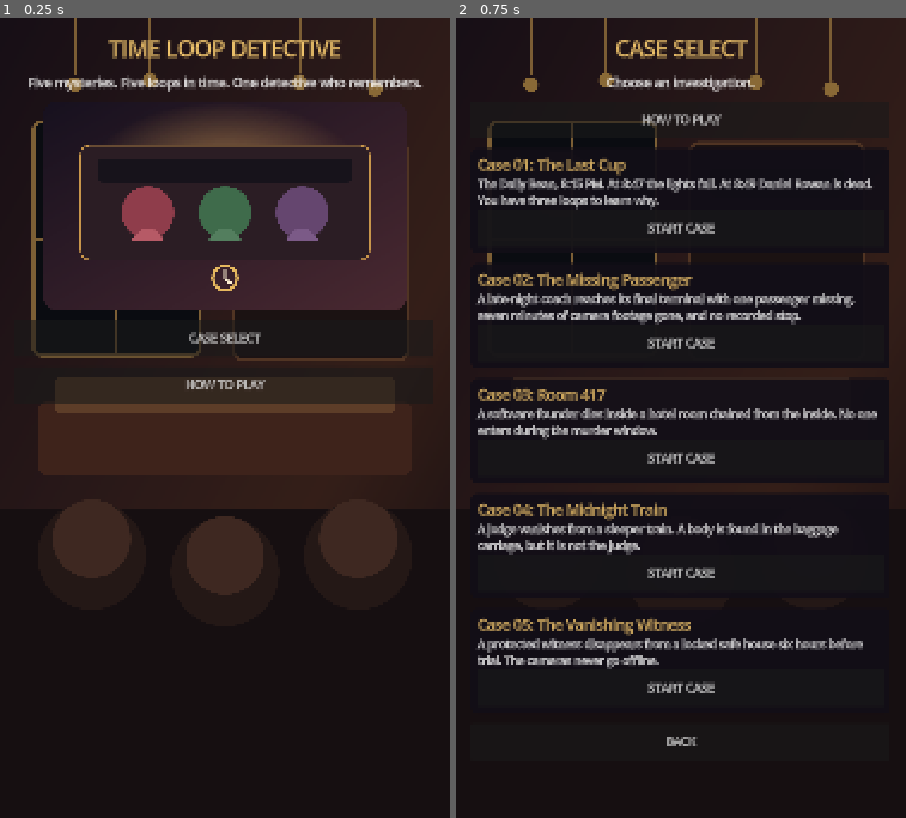
Above: before the commit, frames 1-2 (left to right).
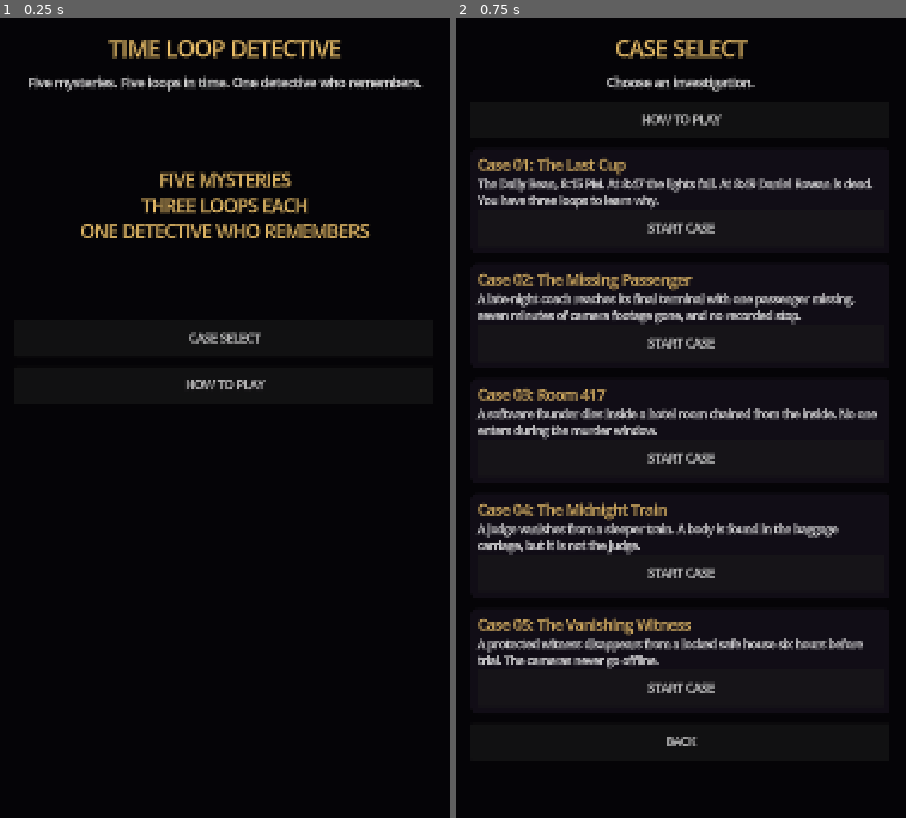
Above: after the commit, the same moments.

Repository: bs080402270-ctrl/TimeLoopDetectiveAsmaMobile
Game: Godot game, scene res://scenes/main.tscn
The game is run twice, just before and just after one commit, with the same random seed, the same clock (stepped at 60 frames per second) and the same inputs.
Inputs:
- Up to frame 1 (0.25 s): no input
- Up to frame 2 (0.75 s): click "CASE SELECT" at 0.5 s

The runs differ from the first frame. In frame 1, 55% of the frame differs, in the area x 0-100%, y 0-76%; in frame 2, 14%.
Error before the commit: Attempted to free a locked object (calling or emitting). (res://scripts/main.gd:510)
Error after the commit: Attempted to free a locked object (calling or emitting). (res://scripts/main.gd:536)

Commit message:
Harden Android startup and defer audio

Diff:
--- a/scripts/main.gd
+++ b/scripts/main.gd
@@ -27,8 +27,6 @@
 
 func _ready() -> void:
 	_load_catalog()
-	audio = AudioManager.new()
-	add_child(audio)
 	_build_shell()
 	_show_main_menu()
 
@@ -142,14 +140,17 @@
 	overlay.visible = false
 	title_label.text = "TIME LOOP DETECTIVE"
 	status_label.text = "Five mysteries. Five loops in time. One detective who remembers."
-	_set_background("res://art/backgrounds/cafe.svg")
-
-	var hero := TextureRect.new()
-	hero.texture = _load_tex("res://art/ui/keyart.svg")
-	hero.custom_minimum_size = Vector2(0,500)
-	hero.expand_mode = TextureRect.EXPAND_IGNORE_SIZE
-	hero.stretch_mode = TextureRect.STRETCH_KEEP_ASPECT_CENTERED
-	body.add_child(hero)
+	background.texture = null
+
+	var welcome := Label.new()
+	welcome.text = "FIVE MYSTERIES\nTHREE LOOPS EACH\nONE DETECTIVE WHO REMEMBERS"
+	welcome.horizontal_alignment = HORIZONTAL_ALIGNMENT_CENTER
+	welcome.vertical_alignment = VERTICAL_ALIGNMENT_CENTER
+	welcome.autowrap_mode = TextServer.AUTOWRAP_WORD_SMART
+	welcome.custom_minimum_size = Vector2(0,500)
+	welcome.add_theme_font_size_override("font_size",42)
+	welcome.add_theme_color_override("font_color",Color("#f0c46c"))
+	body.add_child(welcome)
 
 	body.add_child(_button("CASE SELECT",func(): _show_case_select()))
 	body.add_child(_button("HOW TO PLAY",func(): _show_help()))
@@ -328,7 +329,7 @@
 		overlay_body.text = "[color=#f0c46c][b]CONTRADICTION / TRUTH UNLOCKED[/b][/color]
 
 " + str(rule.get("result",""))
-		audio.evidence()
+		_play_evidence()
 	else:
 		overlay_body.text = "You do not yet have enough evidence to break this story."
 	_spend_action(false)
@@ -345,11 +346,11 @@
 	_clear(overlay_actions)
 	overlay_actions.add_child(_button("ADD TO CASEBOOK",func(): _close_and_refresh()))
 	overlay.visible = true
-	audio.evidence()
+	_play_evidence()
 	_spend_action(false)
 
 func _reset_loop() -> void:
-	audio.loop_reset()
+	_play_loop_reset()
 	if int(state.loop) >= 3:
 		_show_deduction()
 		return
@@ -481,13 +482,38 @@
 	image.fill(Color(0.08,0.06,0.10))
 	return ImageTexture.create_from_image(image)
 
+func _ensure_audio() -> void:
+	if audio == null:
+		audio = AudioManager.new()
+		add_child(audio)
+
+func _play_click() -> void:
+	_ensure_audio()
+	if audio != null:
+		audio.click()
+
+func _play_evidence() -> void:
+	_ensure_audio()
+	if audio != null:
+		audio.evidence()
+
+func _play_loop_reset() -> void:
+	_ensure_audio()
+	if audio != null:
+		audio.loop_reset()
+
+func _play_deduction() -> void:
+	_ensure_audio()
+	if audio != null:
+		audio.deduction()
+
 func _button(text: String,action: Callable) -> Button:
 	var b := Button.new()
 	b.text = text
 	b.custom_minimum_size = Vector2(0,88)
 	b.add_theme_font_size_override("font_size",28)
 	b.pressed.connect(func():
-		audio.click()
+		_play_click()
 		action.call()
 	)
 	return b
